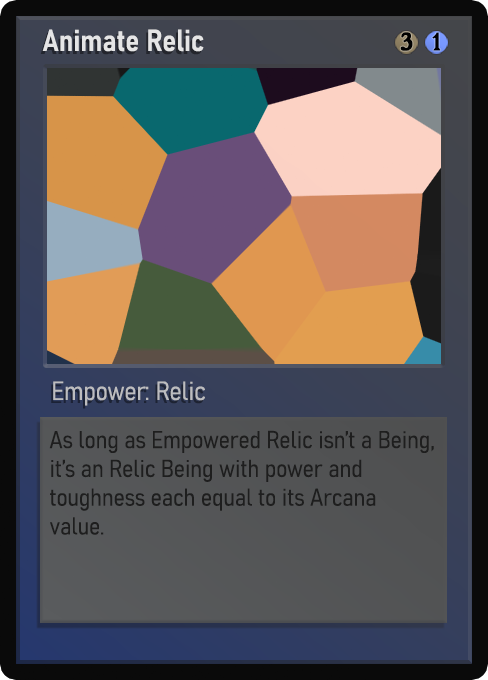
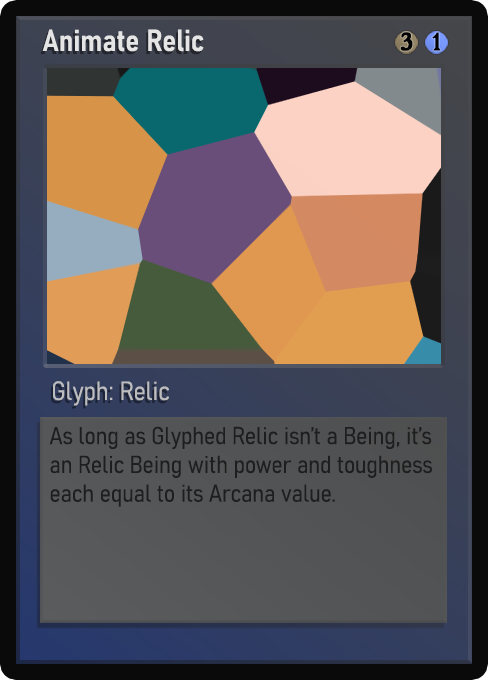
Revision of a layered w=488, h=680 image; what changed, layer by layer:
painted on "Class" over <box>53,381,205,406</box>
painted on "Desc_norm" over <box>49,426,434,535</box>
